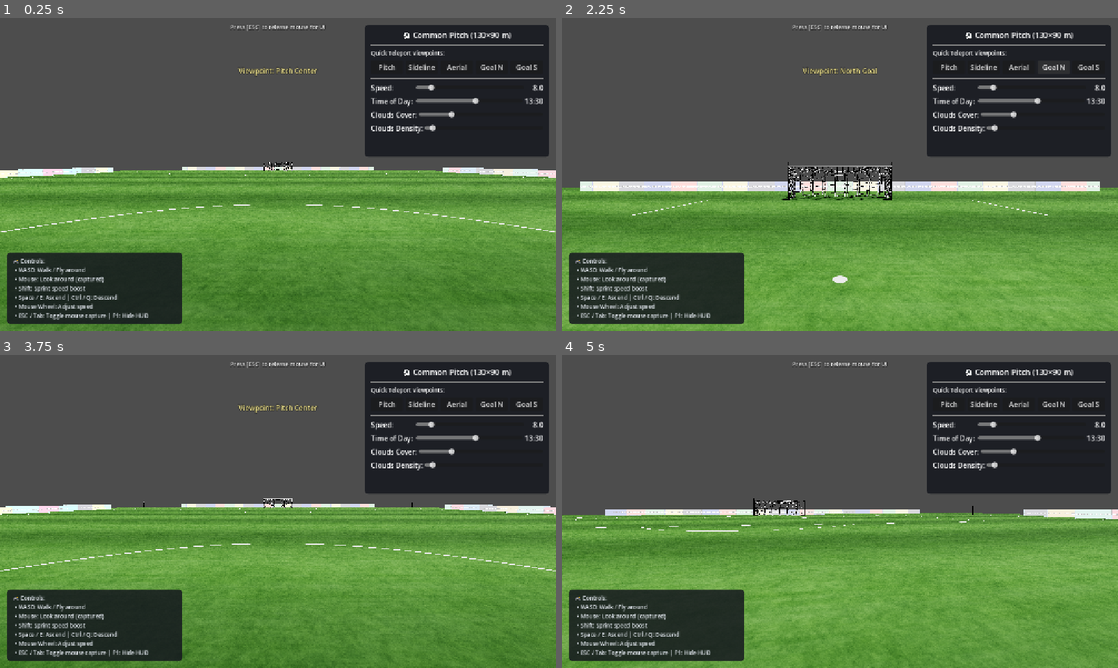
Above: before the commit, frames 1-4 (two rows, left to right).
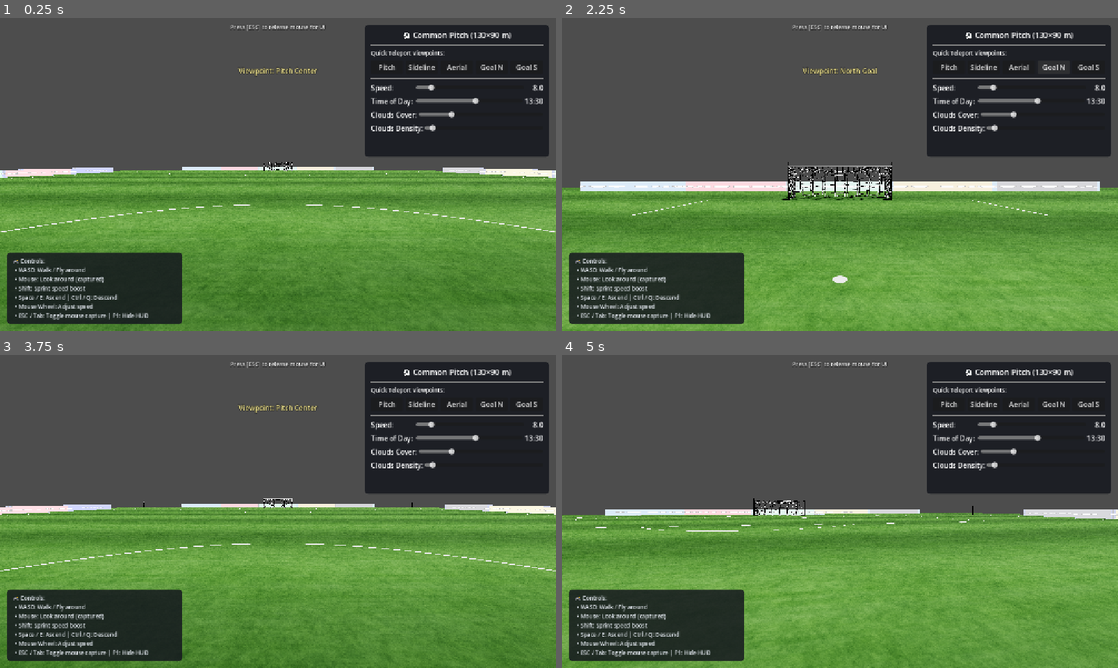
Above: after the commit, the same moments.

Repository: opengofootball/GoStadiumDemo
Game: Godot game, scene res://Main.tscn
The game is run twice, just before and just after one commit, with the same random seed, the same clock (stepped at 60 frames per second) and the same inputs.
Inputs (mouse positions are in pixels of both pictures, inside the frame that each line leads up to):
- Up to frame 1 (0.25 s): no input
- Up to frame 2 (2.25 s): click "Sideline" at 0.5 s; click "Aerial" at 1.25 s; click "Goal N" at 2 s
- Up to frame 3 (3.75 s): move the mouse to (305, 511) at 2.77 s; hold Shift (sprint) 2.78-3.53 s; hold W (move_forward) from 2.78 s (still down); click (305, 511) at 2.92 s; move the mouse to (250, 511) at 3.52 s; tap 1 (view_pitch) at 3.6 s
- Up to frame 4 (5 s): keep holding W (move_forward); move the mouse to (851, 505) at 4.27 s; hold Shift (sprint) from 4.28 s (still down)

The runs differ from the first frame. In frame 1, 0.7% of the frame differs, in the area x 0-100%, y 47-52%; in frame 2, 1.5%, in the area x 3-97%, y 52-56%; in frame 3, 0.7%; in frame 4, 0.9%.

Commit message:
Ad boards now rotate like real broadcast hoardings (5s, inverted)
- Remove fast continuous UV scrolling
- Static banner held for ad_change_interval (default 5s), then flips to next
- Touchline (W/E) and goal-line (N/S) boards run inverted: 0/1 then 1/0
- Inspector-tunable: ad_change_interval and ad_textures array
- Lower logo tiling (touch=2, goal=1) so sponsors stay readable

Diff:
--- a/pitch/common_pitch.gd
+++ b/pitch/common_pitch.gd
@@ -3,12 +3,29 @@
 ## Common Pitch Scene (common_pitch.tscn)
 ## PitchMesh, GroundCollision, and AdPanels are declared directly as first-class nodes
 ## in the scene tree (.tscn), NOT generated in GDScript.
-## This script only handles optional real-time UV scrolling for the ad panels.
+## This script rotates the LED ad panels like real broadcast hoardings: each board
+## displays a static sponsor banner for ad_change_interval seconds, then flips to the
+## next one. Touchline (W/E) and goal-line (N/S) boards run inverted against each other.
 
 @export var enable_ad_boards: bool = true
-@export var ad_scroll_speed: float = 2.0
+@export var ad_change_interval: float = 5.0
+## Sponsor banners cycled by the LED boards. Left empty, the script auto-loads the
+## banners from res://assets/ads/. Drag more PNGs into this array to extend the rotation.
+@export var ad_textures: Array[Texture2D] = []
 
-var ad_materials: Array[StandardMaterial3D] = []
+# Panels keep a constant horizontal tiling of sponsor logos across the board length.
+# Each banner image already contains several sponsor blocks, so tiling stays low.
+const TILES := {
+	"AdPanel_Touch_W": 2,
+	"AdPanel_Touch_E": 2,
+	"AdPanel_Goal_N": 1,
+	"AdPanel_Goal_S": 1,
+}
+
+var _touch_panels: Array[MeshInstance3D] = []
+var _goal_panels: Array[MeshInstance3D] = []
+var _timer: float = 0.0
+var _phase: int = 0
 
 func _ready() -> void:
 	var panels = get_node_or_null("AdPanels")
@@ -17,17 +34,56 @@
 			panels.visible = false
 		return
 
-	# Collect the materials declared on the scene's ad panel MeshInstances
+	_ensure_textures()
+
 	if panels:
 		for b in panels.get_children():
 			var mi = b as MeshInstance3D
-			if mi and mi.material_override is StandardMaterial3D:
-				var mat = mi.material_override.duplicate() as StandardMaterial3D
-				mi.material_override = mat
-				ad_materials.append(mat)
+			if mi == null or not (mi.material_override is StandardMaterial3D):
+				continue
+			# Duplicate so each panel owns its material and can show a different banner
+			var mat = mi.material_override.duplicate() as StandardMaterial3D
+			mat.uv1_scale = Vector3(TILES.get(mi.name, 4), 1.0, 1.0)
+			mi.material_override = mat
+			if mi.name.begins_with("AdPanel_Touch"):
+				_touch_panels.append(mi)
+			elif mi.name.begins_with("AdPanel_Goal"):
+				_goal_panels.append(mi)
+
+	_apply_phase()
 
 func _process(delta: float) -> void:
-	if not enable_ad_boards:
+	if not enable_ad_boards or ad_textures.size() < 2:
 		return
-	for mat in ad_materials:
-		mat.uv1_offset.x += ad_scroll_speed * delta
+	_timer += delta
+	if _timer >= ad_change_interval:
+		_timer -= ad_change_interval
+		_phase += 1
+		_apply_phase()
+
+func _apply_phase() -> void:
+	var n := ad_textures.size()
+	# Touchlines start on banner 0, goal lines start on banner 1 (inverted rotation)
+	var touch_idx := _phase % n
+	var goal_idx := (_phase + 1) % n
+	for mi in _touch_panels:
+		_set_banner(mi, ad_textures[touch_idx])
+	for mi in _goal_panels:
+		_set_banner(mi, ad_textures[goal_idx])
+
+func _set_banner(mi: MeshInstance3D, tex: Texture2D) -> void:
+	var mat := mi.material_override as StandardMaterial3D
+	if mat == null or tex == null:
+		return
+	mat.albedo_texture = tex
+	if mat.emission_enabled:
+		mat.emission_texture = tex
+
+func _ensure_textures() -> void:
+	if ad_textures.size() > 0:
+		return
+	for path in ["res://assets/ads/ad_banner_0.png", "res://assets/ads/ad_banner_1.png"]:
+		if ResourceLoader.exists(path):
+			var tex = load(path)
+			if tex is Texture2D:
+				ad_textures.append(tex)
